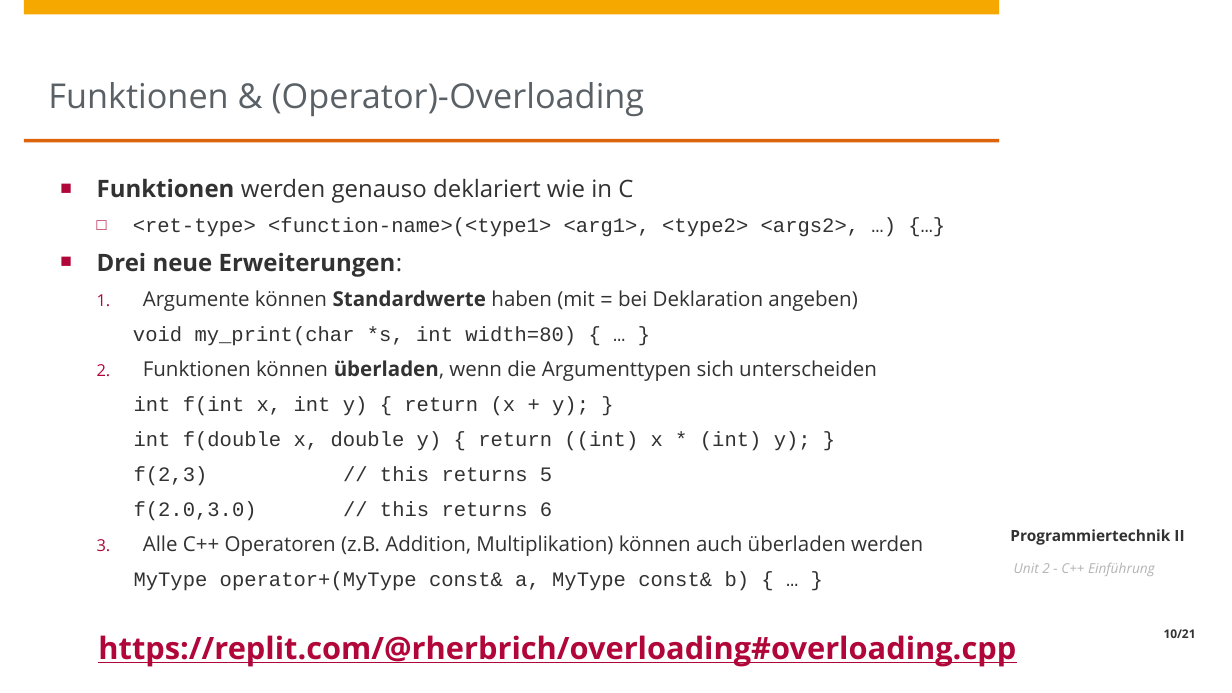
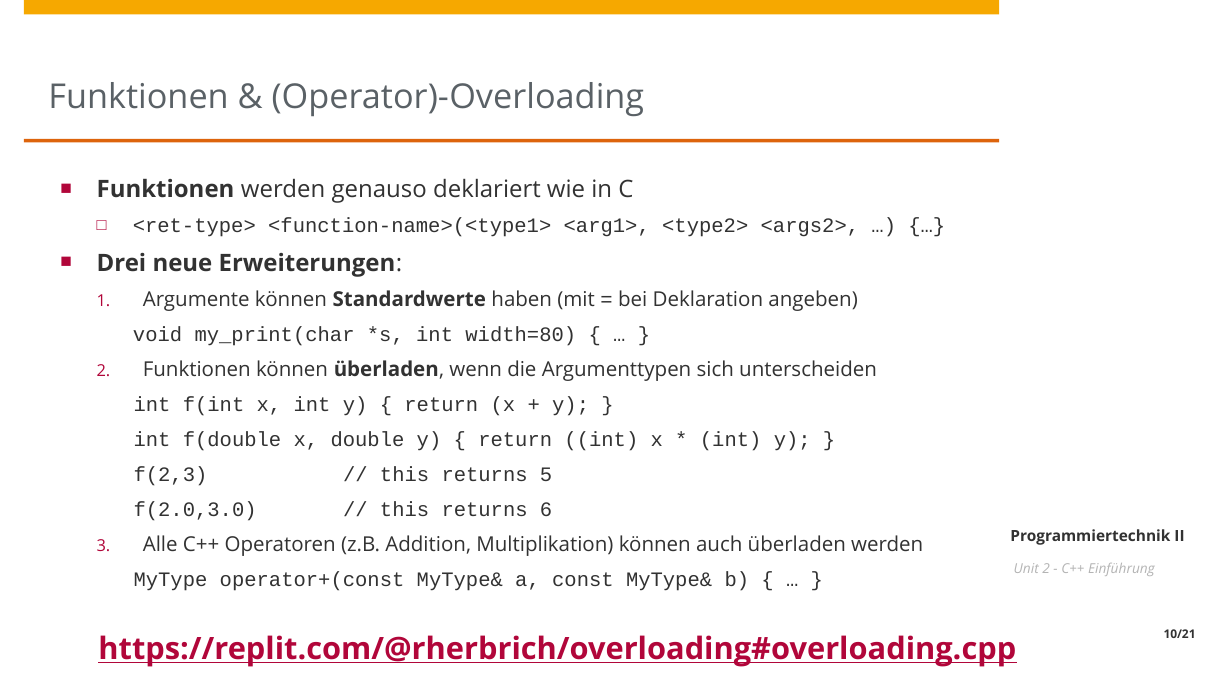
Before and after one commit to HPI-Artificial-Intelligence-Teaching/23-pt2, a slide deck: slide 10 of unit2/Unit2 - C++ Einfuehrung.pptx. Drawn at 1232x693 pixels with LibreOffice and Linux fonts; fonts in the diff are those of the drawing; background and template pictures are left out. Boxes give left, top, right and bottom in pixels: in the first picture for what was removed or moved away, otherwise in the second. Text is boxed around its words. In the diff, an @@ line names an element or a change of style, - is before the commit and + after.

Commit message:
Fixed a typo on the Operator Overloading Slide

```diff
--- a/unit2/Unit2 - C++ Einfuehrung.pptx
+++ b/unit2/Unit2 - C++ Einfuehrung.pptx
@@ text at [134,571,750,591]: text changed @@
-  MyType operator+(MyType const& a, MyType const& b) { … }
+  MyType operator+(const MyType& a, const MyType& b) { … }
```
